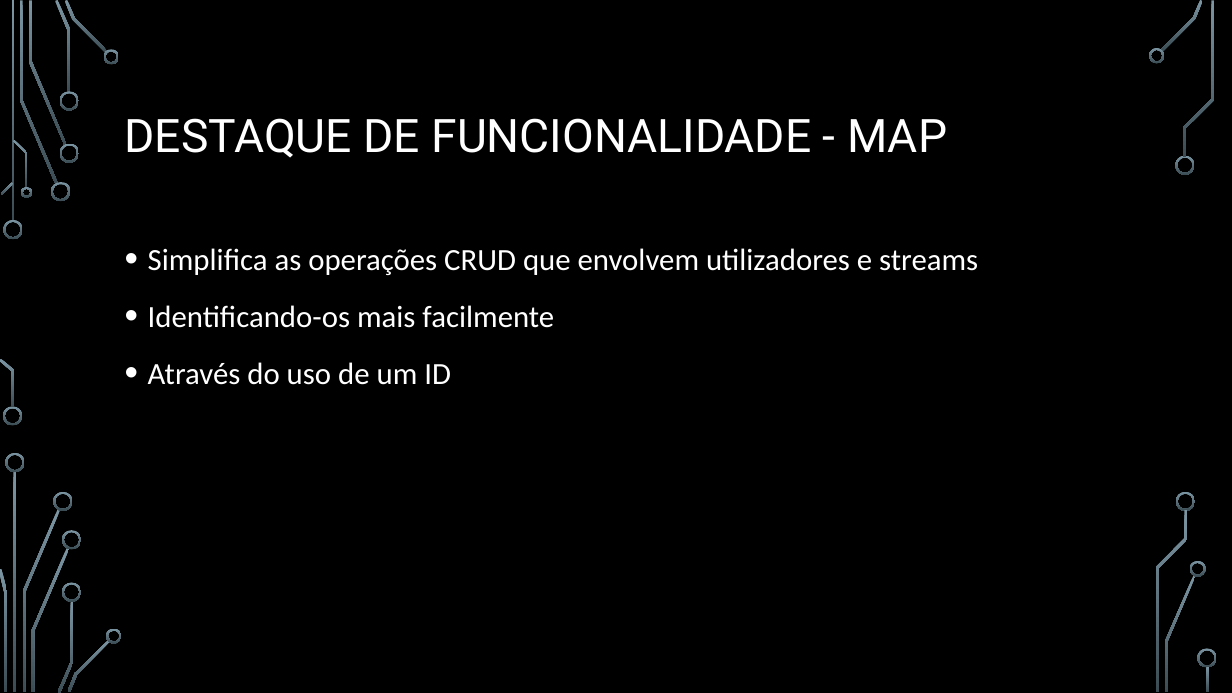
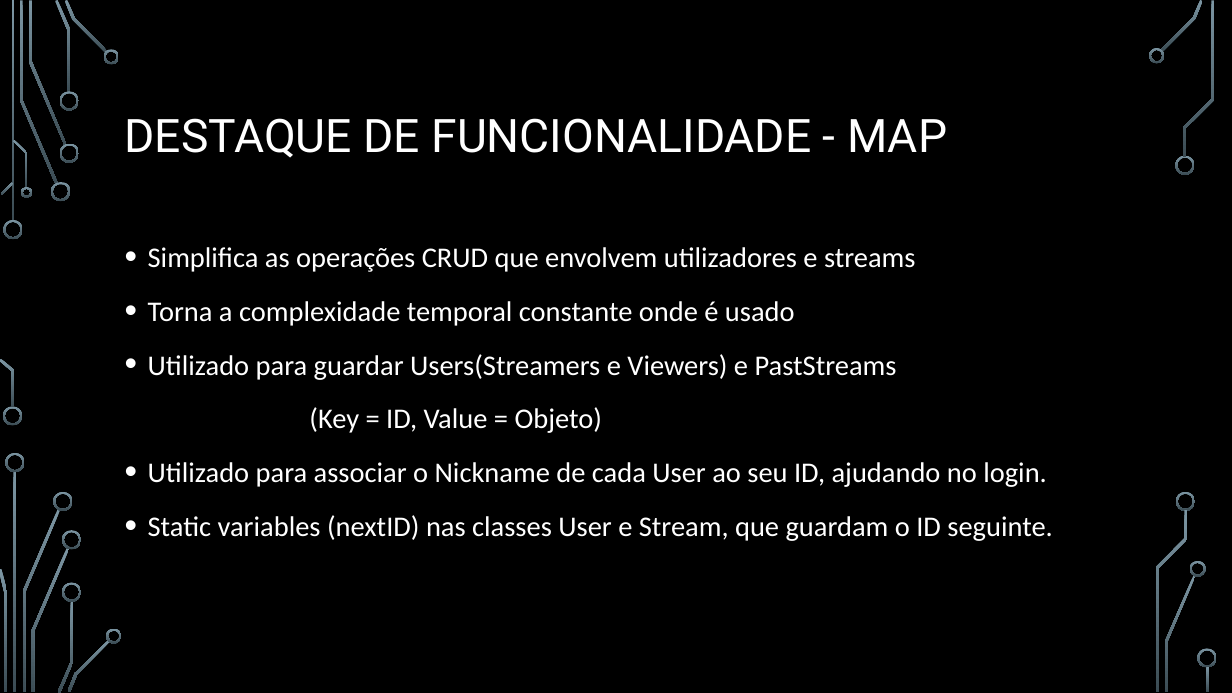
Before and after one commit to BrunoRosendo/StreamZ-AEDA-proj-, a slide deck: slide 14 of StreamZ.pptx (slide 12 before the commit). Drawn at 1232x693 pixels with LibreOffice and Linux fonts; fonts in the diff are those of the drawing; background and template pictures are left out. Boxes give left, top, right and bottom in pixels: in the first picture for what was removed or moved away, otherwise in the second. Text is boxed around its words. In the diff, an @@ line names an element or a change of style, - is before the commit and + after.

```diff
--- a/StreamZ.pptx
+++ b/StreamZ.pptx
@@ text at (148,247,916,272): size 24 to 22.2 pt in "Simplifica as operações CRUD que envolvem utilizadores ..." @@
@@ text at (148,301,1052,541): text changed; size 24 to 22.2 pt @@
-• Identificando-os mais facilmente
-• Através do uso de um ID
+• Torna a complexidade temporal constante onde é usado
+• Utilizado para guardar Users(Streamers e Viewers) e PastStreams
+(Key = ID, Value = Objeto)
+• Utilizado para associar o Nickname de cada User ao seu ID, ajudando no login.
+• Static variables (nextID) nas classes User e Stream, que guardam o ID seguinte.
```
Also in this commit, not shown: 9 other slides changed, 3 slides added, 1 slide removed.
